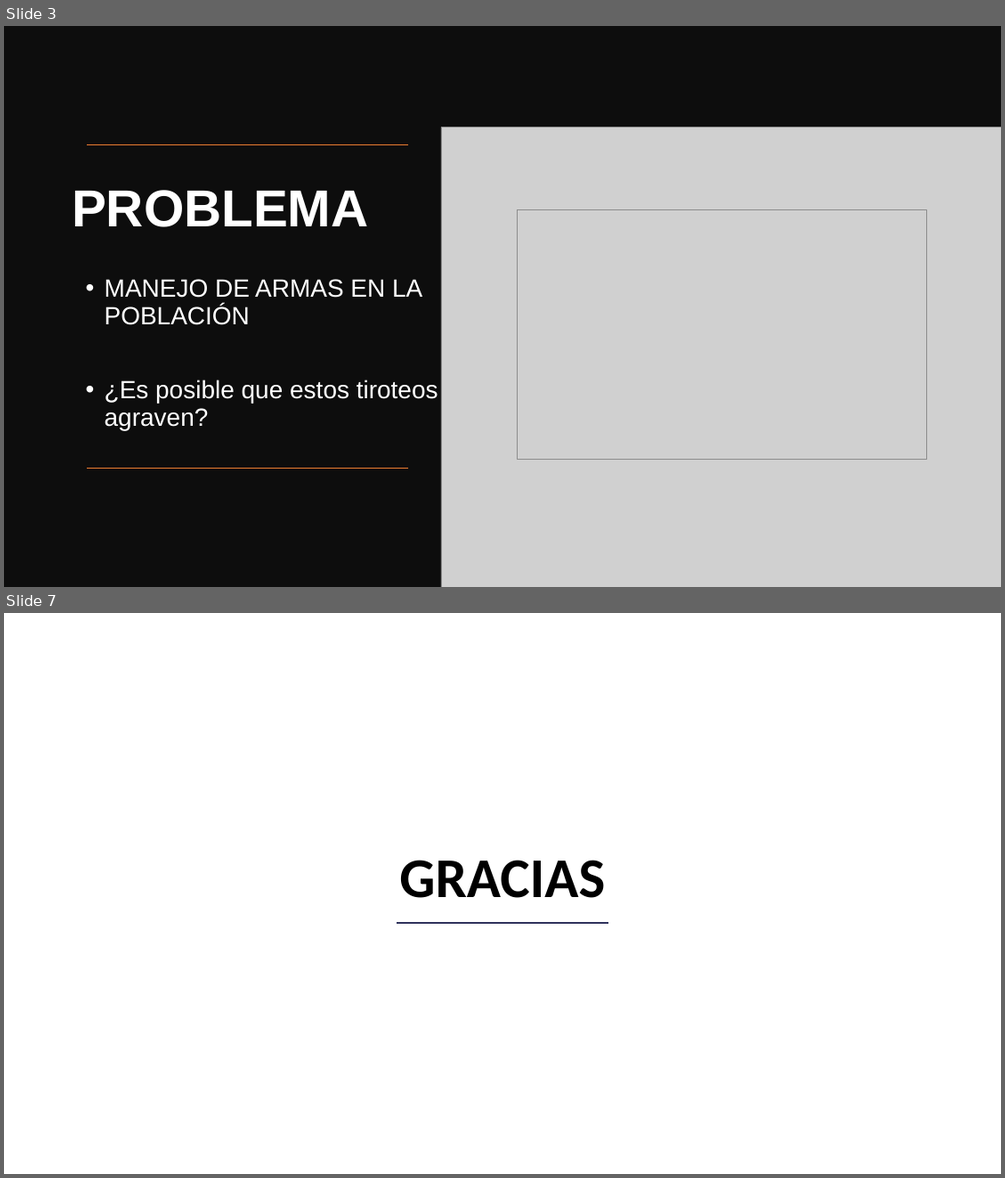
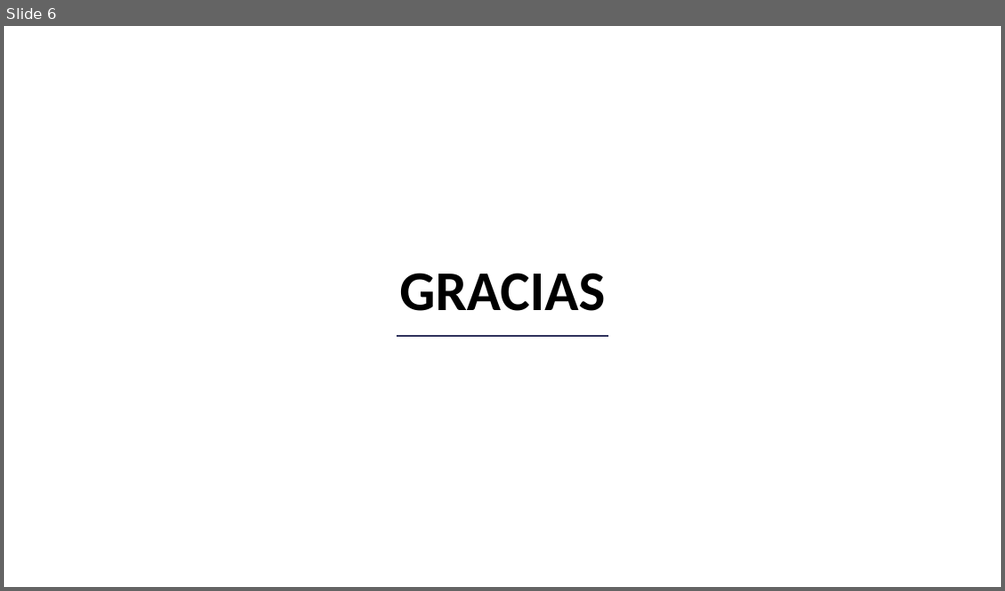
Before and after one commit to panxolopez/proyecto_mineria, a slide deck: Presentacion_2.pptx. Shown one above the other, each under a label of ours: slides 3 and 7 before the commit, slide 6 after it; the slides between them are not shown. The pictures are 1005x1178 and 1005x591 pixels, drawn with LibreOffice and Linux fonts; fonts in the diff are those of the drawing; grey boxes stand for pictures; background and template pictures are left out. Boxes give left, top, right and bottom in pixels: in the first picture for what was removed or moved away, otherwise in the second. Text is boxed around its words. In the diff, an @@ line names an element or a change of style, - is before the commit and + after.

```diff
--- a/Presentacion_2.pptx
+++ b/Presentacion_2.pptx
@@ slide 3 removed at bbox=[4, 26, 1001, 587], background #FFFFFF @@
@@ rectangle removed at bbox=[4, 26, 1001, 587] @@
@@ picture removed at bbox=[442, 127, 1001, 587] @@
@@ line removed from (409, 145) to (87, 145) @@
@@ title removed at bbox=[72, 190, 369, 227] @@
-PROBLEMA
@@ picture removed at bbox=[517, 210, 927, 459] @@
@@ text removed at bbox=[105, 279, 438, 430] @@
-• MANEJO DE ARMAS EN LA POBLACIÓN
-• ¿Es posible que estos tiroteos se agraven?
@@ line removed from (409, 468) to (87, 468) @@
@@ what was slide 7 is now slide 6 @@
```
Also in this commit, not shown: 2 slides changed, 2 slides added, 2 other slides removed.
